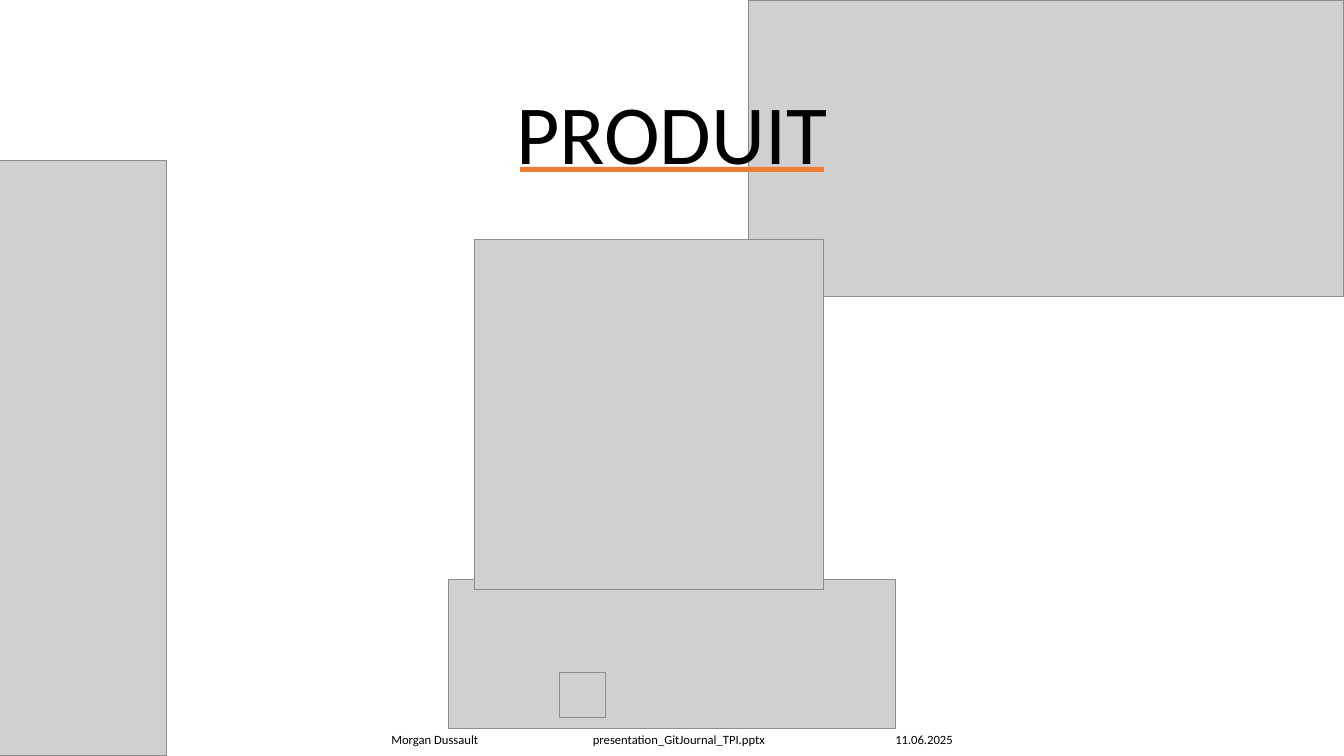
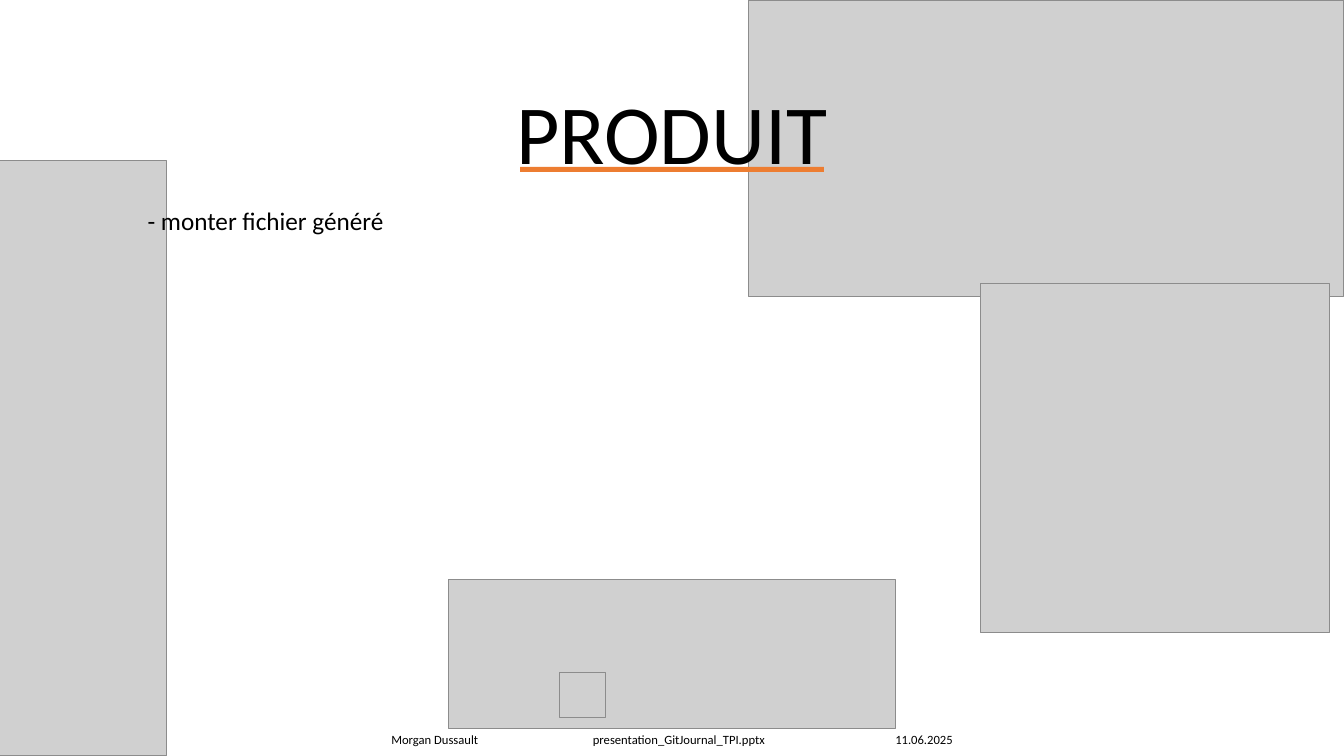
Before and after one commit to Morgan-DD/GitJournal, a slide deck: slide 9 of presentation/presentation_GitJournal_TPI.pptx. Drawn at 1344x756 pixels with LibreOffice and Linux fonts; fonts in the diff are those of the drawing; grey boxes stand for pictures. Boxes give left, top, right and bottom in pixels: in the first picture for what was removed or moved away, otherwise in the second. Text is boxed around its words. In the diff, an @@ line names an element or a change of style, - is before the commit and + after.

```diff
--- a/presentation/presentation_GitJournal_TPI.pptx
+++ b/presentation/presentation_GitJournal_TPI.pptx
@@ text added at (x1=161, y1=210, x2=383, y2=237), 18 pt, text #000000 @@
+- monter fichier généré
@@ picture moved from (x1=475, y1=240, x2=825, y2=590) to (x1=981, y1=283, x2=1331, y2=633) @@
```
Also in this commit, not shown: 7 other slides changed.
